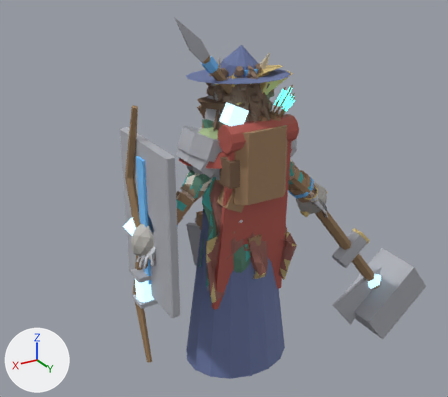
The Blender file art/creator/humanoid_slim/humanoid_slim_feminine.blend as it was, and as the next commit left it.
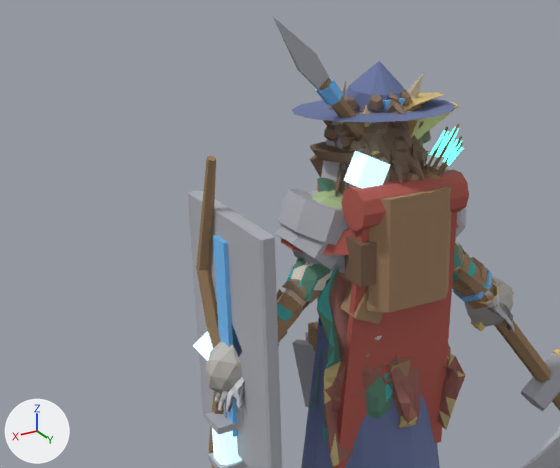
Each version appears first whole from a camera (50 mm lens) standing at (1.7, 2.69, 2.47) and looking at (-0.05, -0.22, 1.01), and next in a close-up on the part from 0% to 80% of the width and 1% to 77% of the height. Arrows for +X, +Y and +Z are at lower left; the lights stay in place. The last two pictures show the newer version.

The older version as bpy lines, for what is in view:
```python
me_part_offhand_bow = bpy.data.meshes.new('part.offhand.bow')
me_part_offhand_bow.from_pydata(...)  # 30 vertices, 26 faces; spans x 0.54..0.59, y -0.18..0.0, z 0.19..1.7
me_part_offhand_bow.materials.append(mat_cloth)
me_part_weapon_great_axe = bpy.data.meshes.new('part.weapon.great_axe')
me_part_weapon_great_axe.from_pydata(...)  # 29 vertices, 23 faces; spans x -1.359..-0.337, y -0.165..0.046, z -0.193..1.212
# faces by material slot: [8, 15]
me_part_weapon_great_axe.materials.append(mat_cloth)
me_part_weapon_great_axe.materials.append(mat_metal)
me_part_weapon_maul = bpy.data.meshes.new('part.weapon.maul')
me_part_weapon_maul.from_pydata(...)  # 20 vertices, 14 faces; spans x -1.69..-0.35, y -0.31..0.05, z -0.32..1.2
# faces by material slot: [8, 6]
me_part_weapon_maul.materials.append(mat_cloth)
me_part_weapon_maul.materials.append(mat_metal)
ob_part_offhand_bow = bpy.data.objects.new('part.offhand.bow', me_part_offhand_bow)
ob_part_offhand_bow.location = (0.0, 0.0, 0.0)
ob_part_weapon_great_axe = bpy.data.objects.new('part.weapon.great_axe', me_part_weapon_great_axe)
ob_part_weapon_great_axe.location = (0.0, 0.0, 0.0)
ob_part_weapon_maul = bpy.data.objects.new('part.weapon.maul', me_part_weapon_maul)
ob_part_weapon_maul.location = (0.0, 0.0, 0.0)
# also in view: 'part.offhand.lantern' at (0.57, -0.03, 0.77); 'part.shoulders.slabs' at (0.0, 0.01, 1.41); 'part.shoulders.ranger_cloak' at (0.09, 0.06, 1.14); 'part.waist.tassets' at (0.0, -0.03, 0.87); 'part.arms.ranger_bracers' at (0.0, 0.04, 1.15)
```
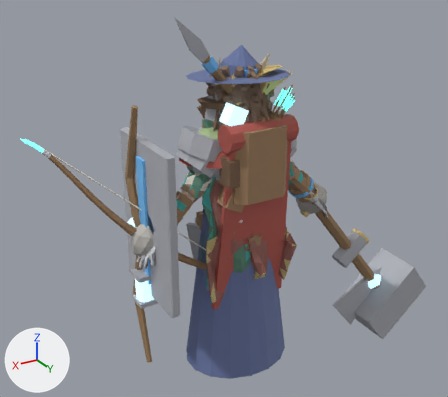
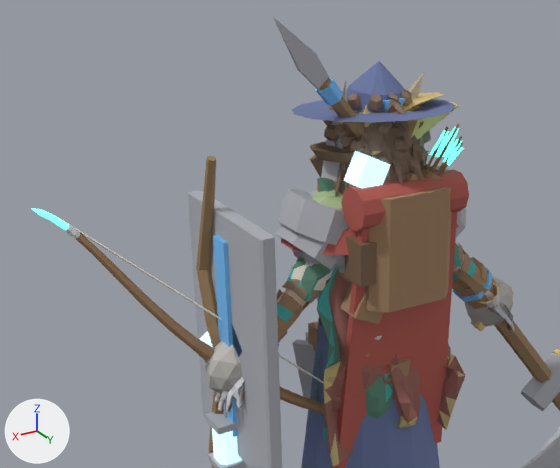
Location of each change, [x1, y1, x2, y2] in pixels of the close-ups (560 x 468 px):
'part.offhand.ranger_bow', added: after [31, 208, 324, 415]
    faces in mat_cloth: [58, 217, 324, 415]
    faces in mat_emissive: [31, 208, 69, 231]
    faces in mat_metal: [66, 225, 216, 364]

Diff of the bpy script that builds the scene:
```diff
--- a/art/creator/humanoid_slim/humanoid_slim_feminine.blend.py
+++ b/art/creator/humanoid_slim/humanoid_slim_feminine.blend.py
@@ me_part_offhand_ranger_bow @@
+me_part_offhand_ranger_bow.from_pydata(...)  # 455 vertices, 242 faces; spans x -0.14..1.094, y -0.174..0.169, z 0.525..1.586
+# faces by material slot: [126, 64, 52]
+me_part_offhand_ranger_bow.materials.append(mat_cloth)
+me_part_offhand_ranger_bow.materials.append(mat_metal)
+me_part_offhand_ranger_bow.materials.append(mat_emissive)
@@ ob_part_offhand_ranger_bow @@
+ob_part_offhand_ranger_bow = bpy.data.objects.new('part.offhand.ranger_bow', me_part_offhand_ranger_bow)
+ob_part_offhand_ranger_bow.location = (0.0, 0.0, 0.0)
```
